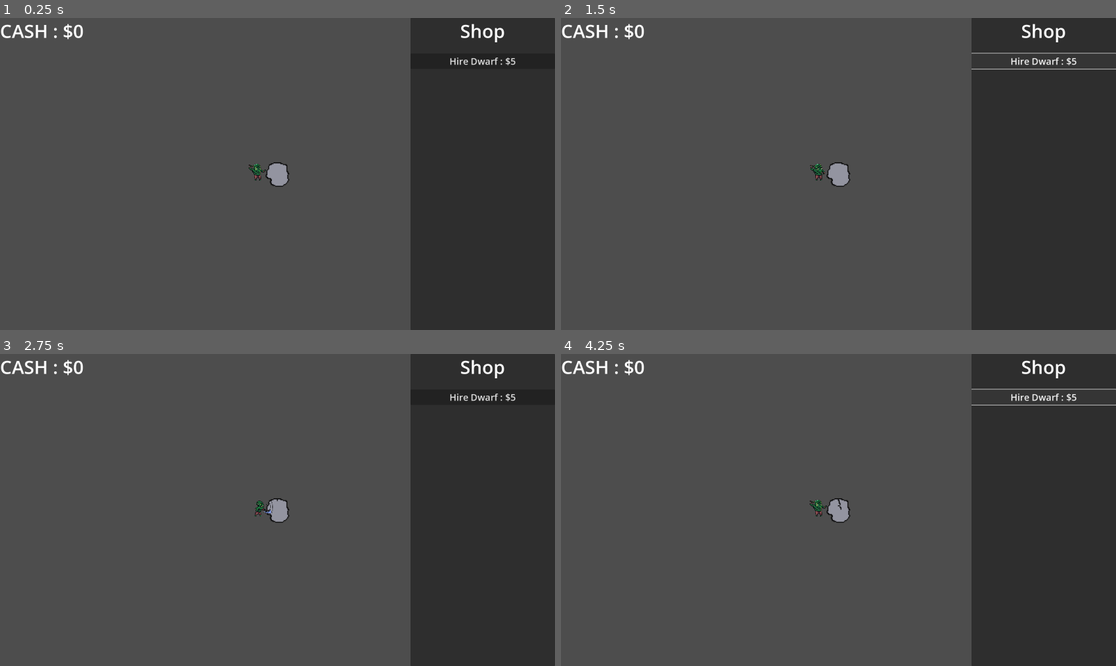
Above: before the commit, frames 1-4 (two rows, left to right).
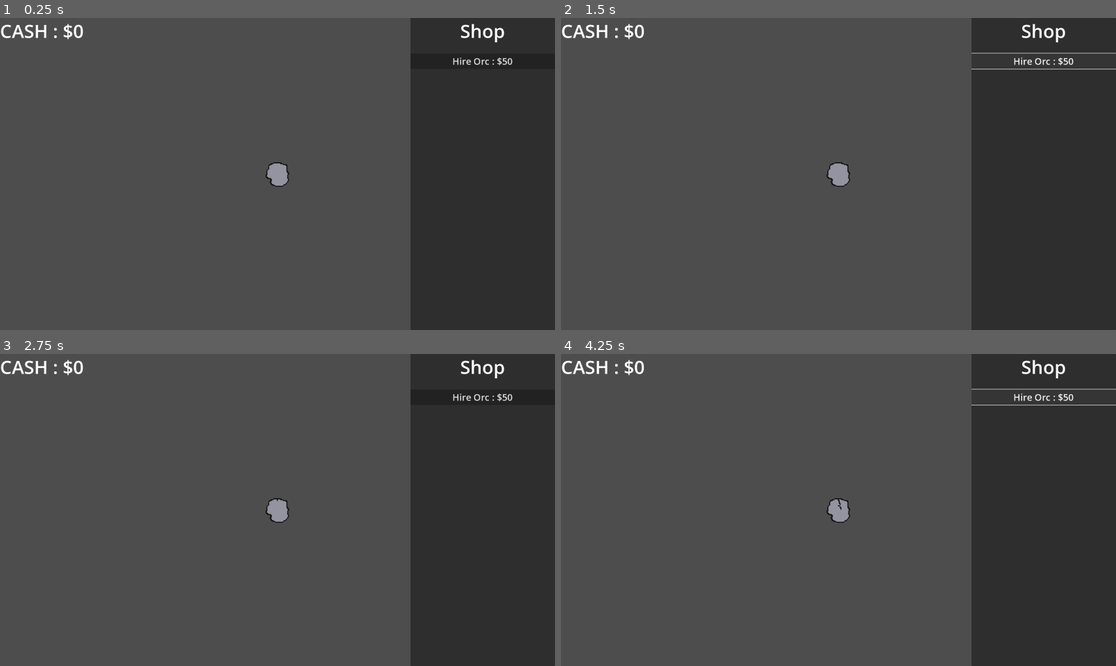
Above: after the commit, the same moments.

Repository: alstonStone/BoulderBreakerz
Game: Godot game, scene res://Scenes/game.tscn
The game is run twice, just before and just after one commit, with the same random seed, the same clock (stepped at 60 frames per second) and the same inputs.
Inputs (mouse positions are in pixels of both pictures, inside the frame that each line leads up to):
- Up to frame 1 (0.25 s): no input
- Up to frame 2 (1.5 s): click (1043, 61) at 0.5 s, where only the run before the commit has a clickable "Hire Dwarf : $5"; click (1043, 61) at 1.25 s, where only the run after the commit has a clickable "Hire Orc : $50"
- Up to frame 3 (2.75 s): click (277, 510) at 2 s
- Up to frame 4 (4.25 s): click (838, 510) at 2.75 s; click (1043, 397) at 3.5 s, where only the run before the commit has a clickable "Hire Dwarf : $5"

The runs differ from the first frame. In frame 1, 0.2% of the frame differs, in the area x 44-93%, y 12-53%; in frame 2, 0.3%; in frame 3, 0.2%; in frame 4, 0.2%.

Commit message:
buy orc button now makes orcs visible

Diff:
--- a/Scenes/game.tscn
+++ b/Scenes/game.tscn
@@ -95,7 +95,7 @@
 "
 script = ExtResource("3_hg1ow")
 
-[node name="ItemList" type="ItemList" parent="."]
+[node name="ShopTab" type="ItemList" parent="."]
 anchors_preset = 11
 anchor_left = 1.0
 anchor_right = 1.0
@@ -104,7 +104,7 @@
 grow_horizontal = 0
 grow_vertical = 2
 
-[node name="Label" type="Label" parent="ItemList"]
+[node name="ShopLabel" type="Label" parent="ShopTab"]
 layout_mode = 1
 anchors_preset = 10
 anchor_right = 1.0
@@ -115,7 +115,7 @@
 "
 horizontal_alignment = 1
 
-[node name="Button" type="Button" parent="ItemList/Label"]
+[node name="BuyOrcButton" type="Button" parent="ShopTab/ShopLabel"]
 layout_mode = 1
 anchors_preset = -1
 anchor_top = 1.398
@@ -125,9 +125,10 @@
 offset_bottom = -1.52588e-05
 grow_horizontal = 2
 theme_override_font_sizes/font_size = 32
-text = "Hire Dwarf : $5"
+text = "Hire Orc : $50"
 
 [node name="Orc" type="AnimatedSprite2D" parent="."]
+visible = false
 position = Vector2(903, 516)
 sprite_frames = SubResource("SpriteFrames_v8ye3")
 frame = 1
@@ -135,3 +136,4 @@
 script = ExtResource("6_s0a0u")
 
 [connection signal="pressed" from="Boulder" to="Boulder" method="_on_pressed"]
+[connection signal="pressed" from="ShopTab/ShopLabel/BuyOrcButton" to="Orc" method="_on_buy_orc_button_pressed"]
--- a/Scripts/Orc.gd
+++ b/Scripts/Orc.gd
@@ -8,3 +8,10 @@
 
 func _process(_delta):
 	self.play()
+
+
+func _on_buy_orc_button_pressed():
+
+	if Game.score >= 5 :
+		Game.score -= 5
+		self.visible = true
